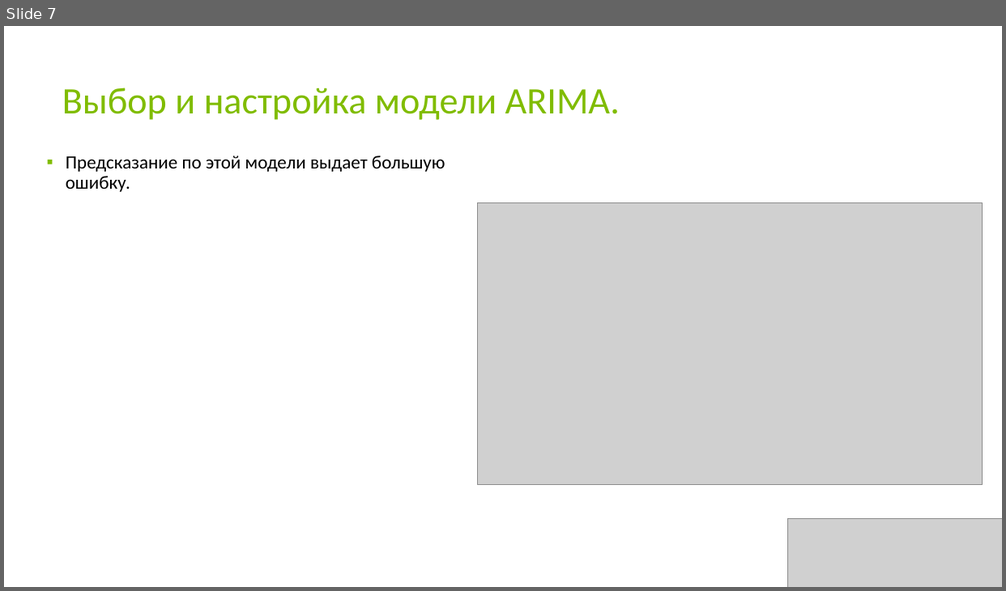
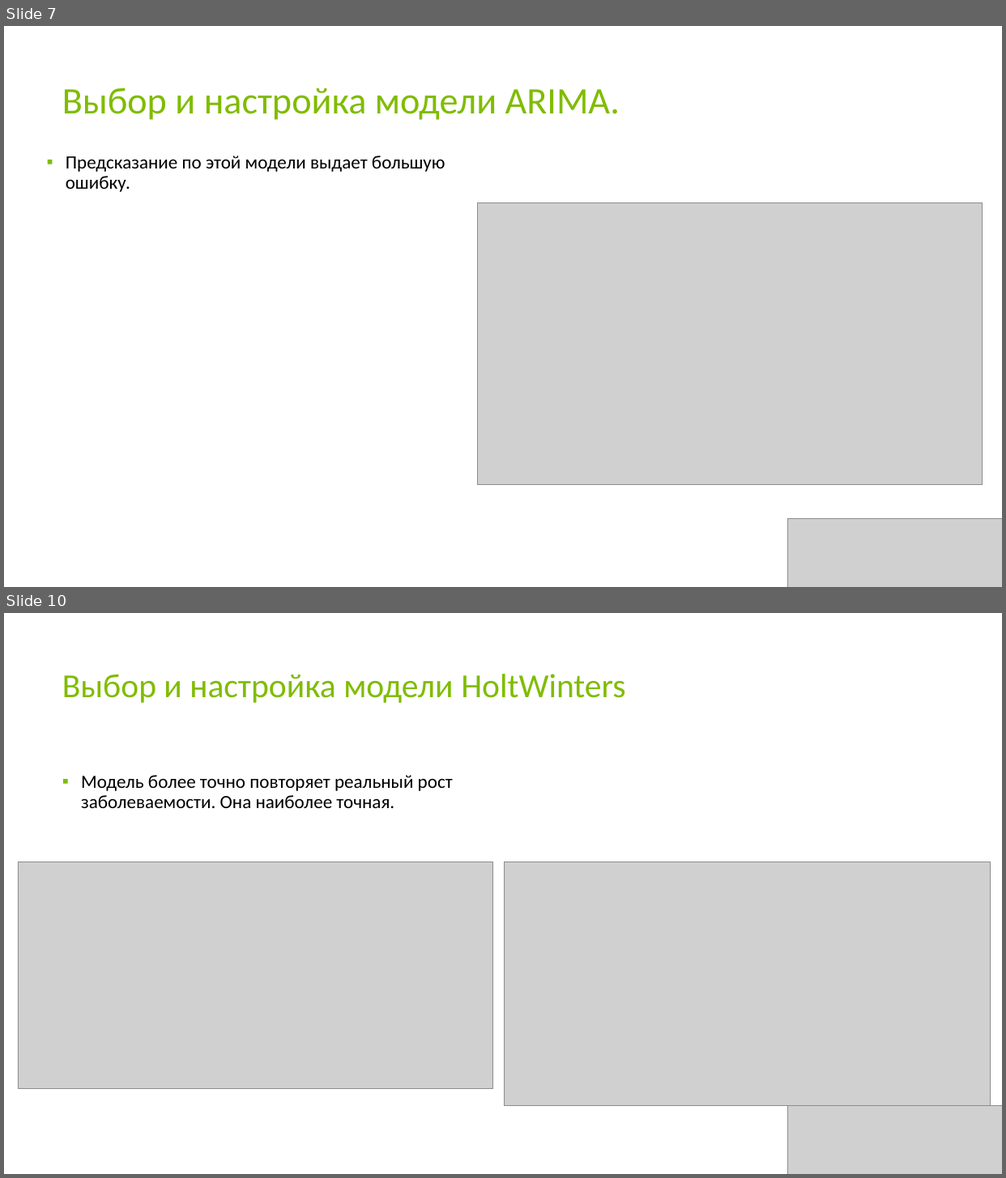
Before and after one commit to KseniyaSilenkova/-Final_examination_Switzerland, a slide deck: Презентация.pptx. Shown one above the other, each under a label of ours: slide 7 before the commit, slides 7 and 10 after it; the slides between them are not shown. The pictures are 1006x591 and 1006x1178 pixels, drawn with LibreOffice and Linux fonts; fonts in the diff are those of the drawing; grey boxes stand for pictures. Boxes give left, top, right and bottom in pixels: in the first picture for what was removed or moved away, otherwise in the second. Text is boxed around its words. In the diff, an @@ line names an element or a change of style, - is before the commit and + after.

```diff
--- a/Презентация.pptx
+++ b/Презентация.pptx
@@ slide 10 added at <box>4,613,1002,1174</box>, background #FFFFFF @@
@@ title added at <box>62,674,625,703</box>, 32.4 pt, text #80BC00 @@
+Выбор и настройка модели HoltWinters
@@ text added at <box>81,775,453,808</box>, 18 pt, text #000000 @@
+▪ Модель более точно повторяет реальный рост заболеваемости. Она наиболее точная.
@@ picture added at <box>19,862,493,1089</box> @@
@@ picture added at <box>504,862,991,1106</box> @@
@@ picture added at <box>788,1106,1002,1174</box> @@
```
Also in this commit, not shown: 1 slide changed, 3 other slides added, 17 slides removed.
